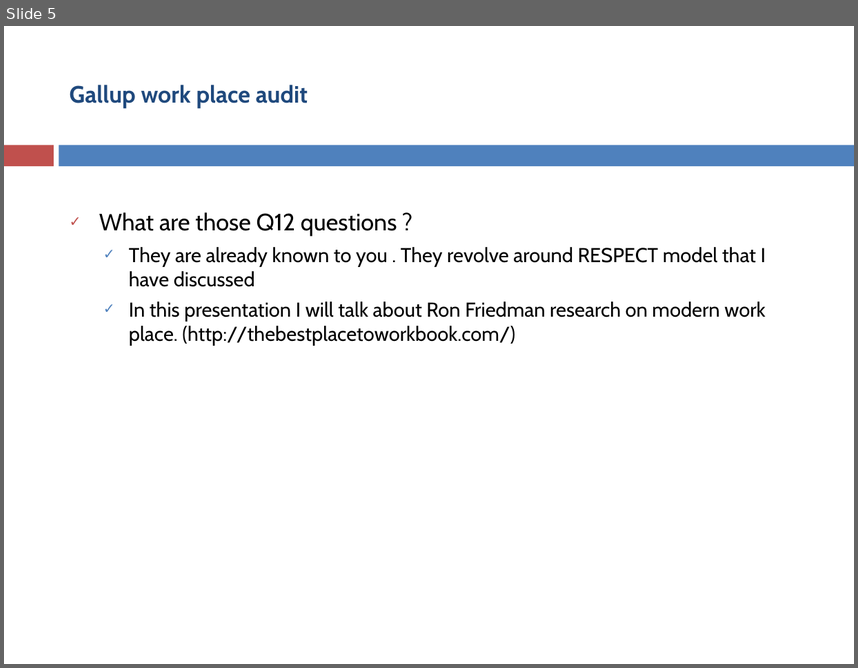
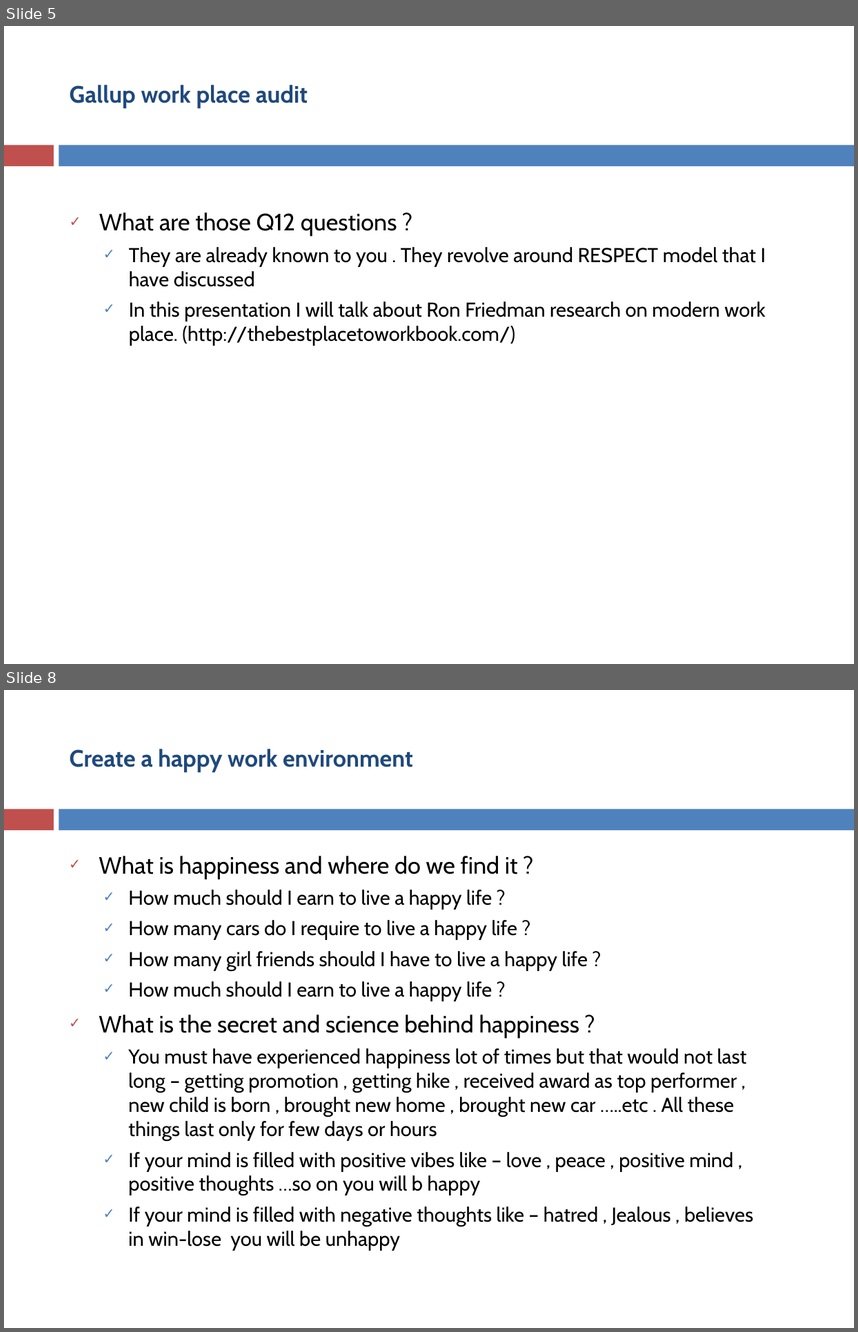
Before and after one commit to asakala/notes, a slide deck: Prokarma/Magnetic Work Environment.pptx. Shown one above the other, each under a label of ours: slide 5 before the commit, slides 5 and 8 after it; the slides between them are not shown. The pictures are 858x668 and 858x1332 pixels, drawn with LibreOffice and Linux fonts; fonts in the diff are those of the drawing. Boxes give left, top, right and bottom in pixels: in the first picture for what was removed or moved away, otherwise in the second. Text is boxed around its words. In the diff, an @@ line names an element or a change of style, - is before the commit and + after.

```diff
--- a/Prokarma/Magnetic Work Environment.pptx
+++ b/Prokarma/Magnetic Work Environment.pptx
@@ slide 8 added at (x1=4, y1=690, x2=854, y2=1328), background #FFFFFF; not listed: 2 template elements that a slide beside it also shows @@
@@ title added at (x1=70, y1=749, x2=413, y2=772), 20 pt, text #1F497D, bold @@
+Create a happy work environment
@@ text added at (x1=99, y1=856, x2=753, y2=1250), 17 pt, text #000000 @@
+✓ What is happiness and where do we find it ?
+  ✓ How much should I earn to live a happy life ?
+  ✓ How many cars do I require to live a happy life ?
+  ✓ How many girl friends should I have to live a happy life ?
+  ✓ How much should I earn to live a happy life ?
+✓ What is the secret and science behind happiness ?
+  ✓ You must have experienced happiness lot of times but that would not last long – getting promotion , getting hike , received award as top performer , new child is born , brought new home , brought new car …..etc . All these things last only for few days or hours
+  ✓ If your mind is filled with positive vibes like – love , peace , positive mind , positive thoughts …so on you will b happy
+  ✓ If your mind is filled with negative thoughts like – hatred , Jealous , believes in win-lose you will be unhappy
```
Also in this commit, not shown: 3 slides changed, 2 other slides added, 16 slides removed.
